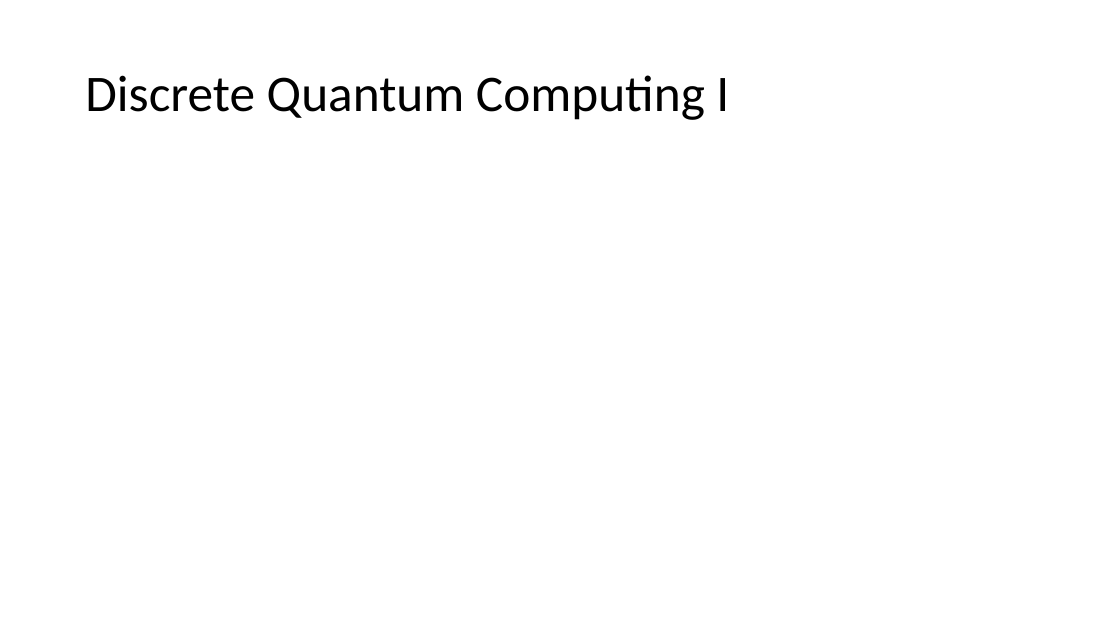
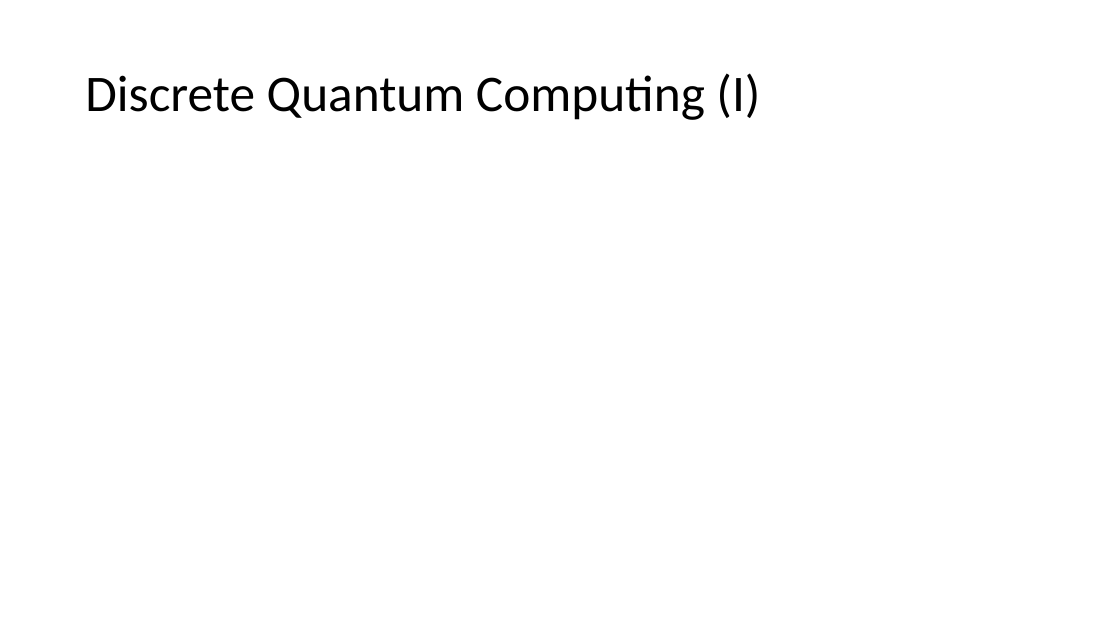
Before and after one commit to yuttai/Contextuality-and-Nonlocality-in-Discrete-Quantum-Theory, a slide deck: slide 21 of defense.pptx. Drawn at 1120x630 pixels with LibreOffice and Linux fonts; fonts in the diff are those of the drawing; grey boxes stand for pictures. Boxes give left, top, right and bottom in pixels: in the first picture for what was removed or moved away, otherwise in the second. Text is boxed around its words. In the diff, an @@ line names an element or a change of style, - is before the commit and + after.

```diff
--- a/defense.pptx
+++ b/defense.pptx
@@ title at [85,73,760,120]: text changed @@
-Discrete Quantum Computing I
+Discrete Quantum Computing (I)
```
Also in this commit, not shown: 2 other slides changed, 5 slides added, 3 other files.
